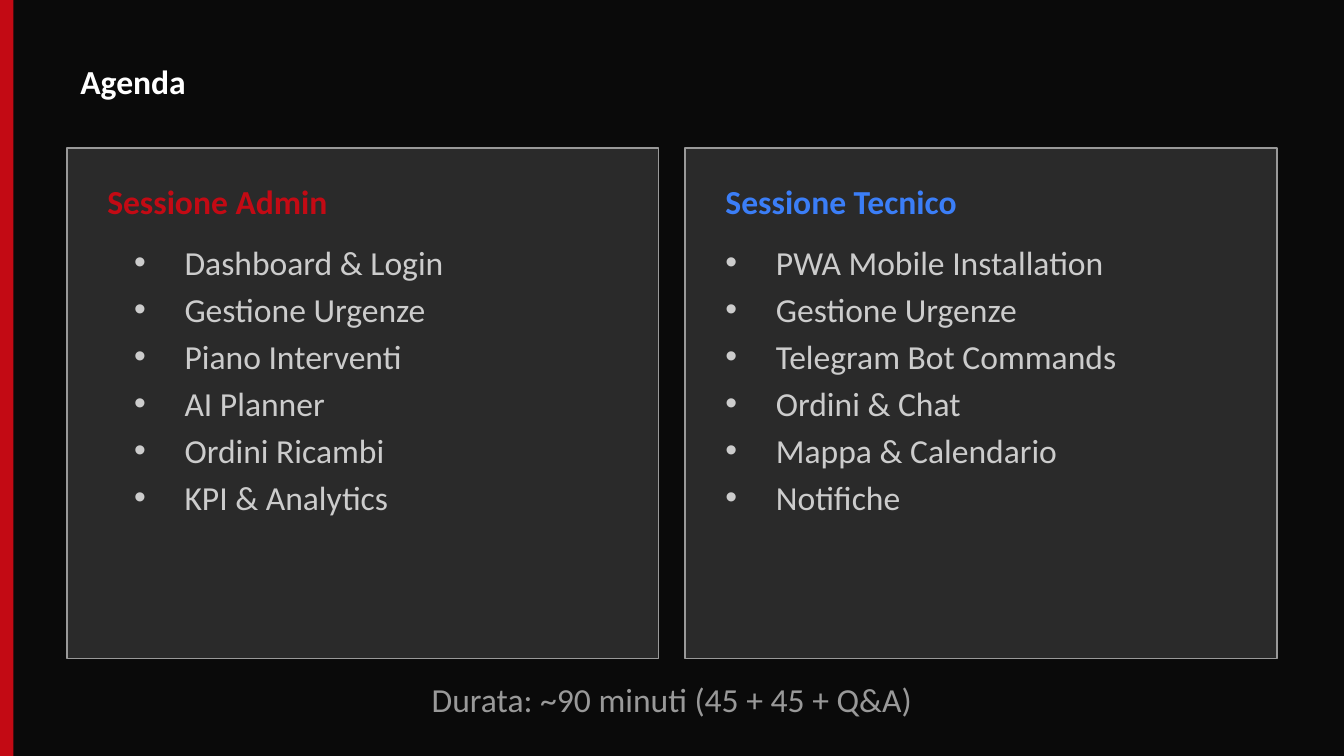
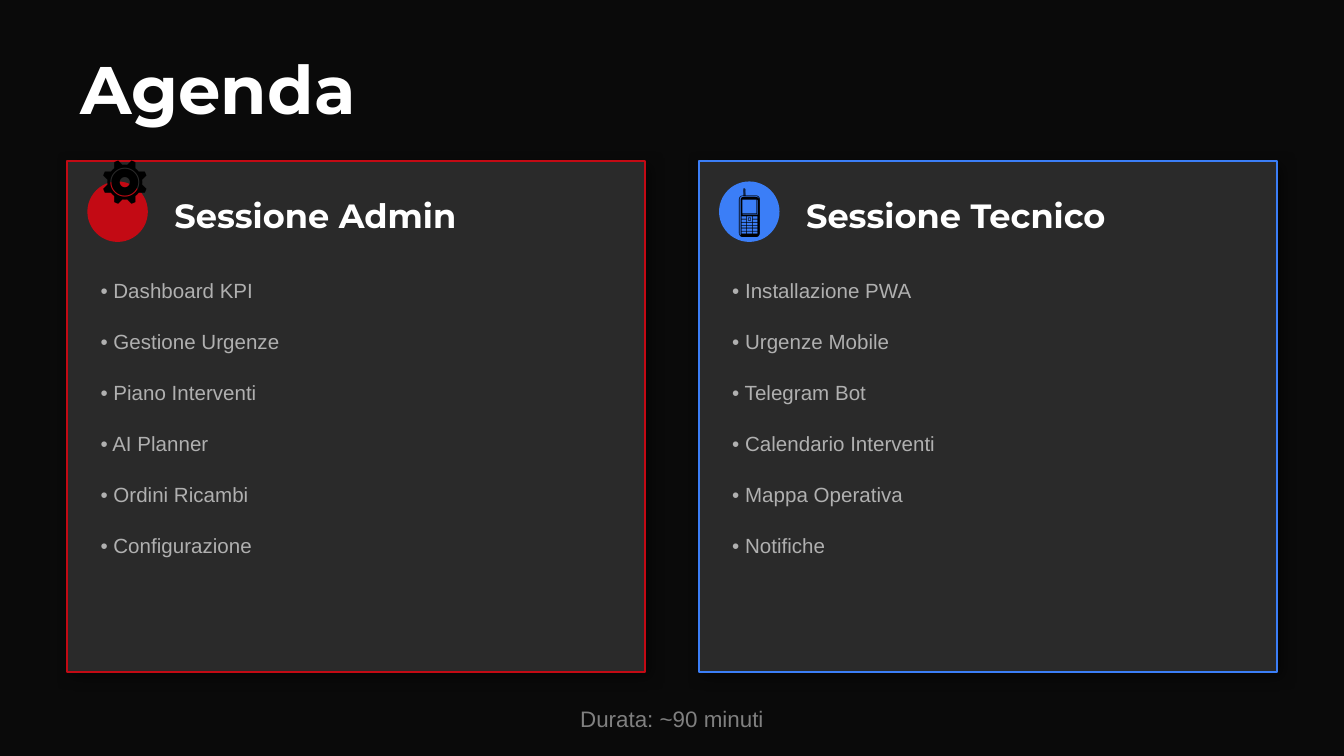
Before and after one commit to fieldforcemrser2026/syntoniqa, a slide deck: slide 2 of docs/10_Training_Deck.pptx. Drawn at 1344x756 pixels with LibreOffice and Linux fonts; fonts in the diff are those of the drawing. Boxes give left, top, right and bottom in pixels: in the first picture for what was removed or moved away, otherwise in the second. Text is boxed around its words. In the diff, an @@ line names an element or a change of style, - is before the commit and + after.

```diff
--- a/docs/10_Training_Deck.pptx
+++ b/docs/10_Training_Deck.pptx
@@ rectangle removed at (0, 0, 13, 755) @@
@@ text "Agenda" at (80, 64, 355, 128): size 18 to 36 pt, font Calibri to Montserrat @@
@@ rectangle: place and size @@
-rectangle at (67, 148, 659, 659)
+rectangle at (67, 161, 645, 672)
@@ rectangle at (67, 161, 645, 672): outline #999999 1 pt to #C30A14 1 pt; shadow on @@
@@ text added at (87, 177, 148, 238), 28 pt, text #000000 @@
+⚙️
@@ rectangle: place and size @@
-rectangle at (685, 148, 1277, 659)
+rectangle at (699, 161, 1277, 672)
@@ rectangle at (699, 161, 1277, 672): outline #999999 1 pt to #3B7EF7 1 pt; shadow on @@
@@ text added at (719, 177, 780, 238), 28 pt, text #000000 @@
+📱
@@ ellipse added at (87, 181, 148, 242), fill #C30A14 @@
@@ text "Sessione Admin": place and size @@
-text "Sessione Admin" at (107, 190, 328, 214)
+text "Sessione Admin" at (174, 201, 456, 229)
@@ text "Sessione Admin" at (174, 201, 456, 229): font Calibri to Montserrat, text colour #C30A14 to #FFFFFF @@
@@ ellipse added at (719, 181, 780, 242), fill #3B7EF7 @@
@@ text "Sessione Tecnico": place and size @@
-text "Sessione Tecnico" at (725, 190, 957, 215)
+text "Sessione Tecnico" at (806, 201, 1106, 229)
@@ text "Sessione Tecnico" at (806, 201, 1106, 229): font Calibri to Montserrat, text colour #3B7EF7 to #FFFFFF @@
@@ text at (113, 283, 253, 298): text changed; size 18 to 11 pt; font Calibri to Arial; text colour #CCCCCC to #B0B0B0 @@
-• Dashboard & Login
+• Dashboard KPI
@@ text at (745, 283, 911, 298): text changed; size 18 to 11 pt; font Calibri to Arial; text colour #CCCCCC to #B0B0B0 @@
-• PWA Mobile Installation
+• Installazione PWA
@@ text at (113, 334, 279, 353): text changed; size 18 to 11 pt; font Calibri to Arial; text colour #CCCCCC to #B0B0B0 @@
-• Gestione Urgenze
+• Gestione Urgenze
@@ text at (745, 334, 890, 353): text changed; size 18 to 11 pt; font Calibri to Arial; text colour #CCCCCC to #B0B0B0 @@
-• Gestione Urgenze
+• Urgenze Mobile
@@ text at (113, 385, 257, 400): text changed; size 18 to 11 pt; font Calibri to Arial; text colour #CCCCCC to #B0B0B0 @@
-• Piano Interventi
+• Piano Interventi
@@ text at (745, 385, 866, 404): text changed; size 18 to 11 pt; font Calibri to Arial; text colour #CCCCCC to #B0B0B0 @@
-• Telegram Bot Commands
+• Telegram Bot
@@ text removed at (776, 392, 960, 416) @@
-• Ordini & Chat
@@ text at (112, 436, 208, 451): text changed; size 18 to 11 pt; font Calibri to Arial; text colour #CCCCCC to #B0B0B0 @@
-• AI Planner
+• AI Planner
@@ text at (745, 436, 935, 451): text changed; size 18 to 11 pt; font Calibri to Arial; text colour #CCCCCC to #B0B0B0 @@
-• Mappa & Calendario
+• Calendario Interventi
@@ text at (113, 487, 248, 502): text changed; size 18 to 11 pt; font Calibri to Arial; text colour #CCCCCC to #B0B0B0 @@
-• Ordini Ricambi
+• Ordini Ricambi
@@ text removed at (185, 486, 388, 516) @@
-• KPI & Analytics
@@ text added at (745, 487, 903, 506), 11 pt, text #B0B0B0 @@
+• Mappa Operativa
@@ text added at (113, 538, 251, 557), 11 pt, text #B0B0B0 @@
+• Configurazione
@@ text at (745, 538, 825, 553): text changed; size 18 to 11 pt; font Calibri to Arial; text colour #CCCCCC to #B0B0B0 @@
-• Notifiche
+• Notifiche
@@ text at (580, 711, 764, 727): text changed; size 18 to 12 pt; font Calibri to Arial; text colour #999999 to #808080 @@
-Durata: ~90 minuti (45 + 45 + Q&A)
+Durata: ~90 minuti
```
Also in this commit, not shown: 11 other slides changed, 13 slides added, 13 slides removed, 41 other files.
